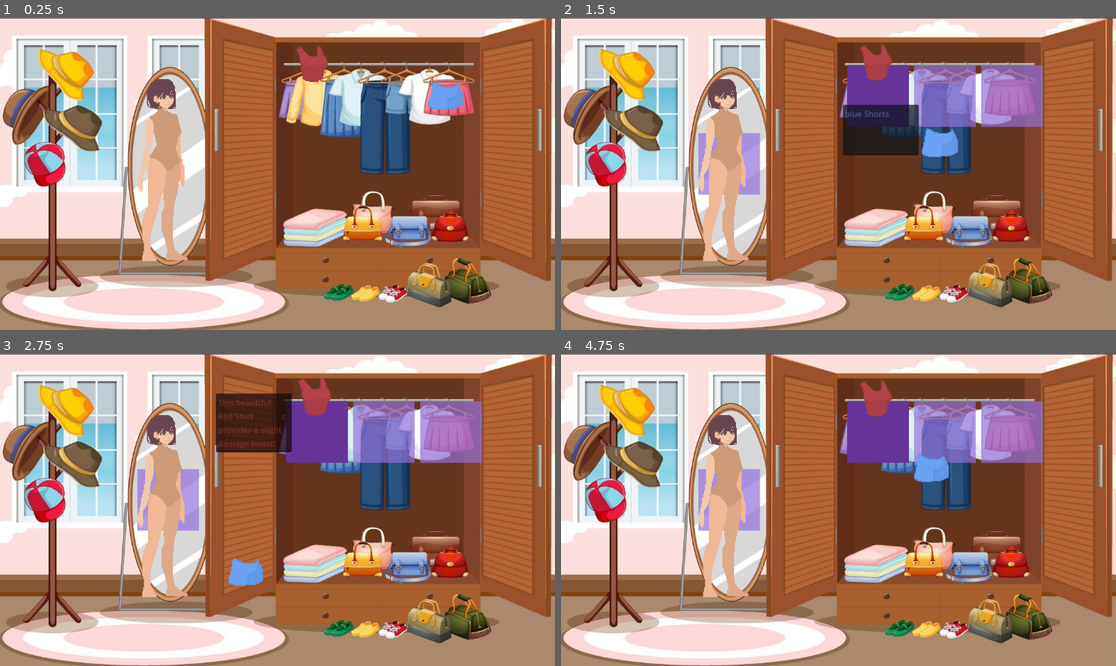
Above: before the commit, frames 1-4 (two rows, left to right).
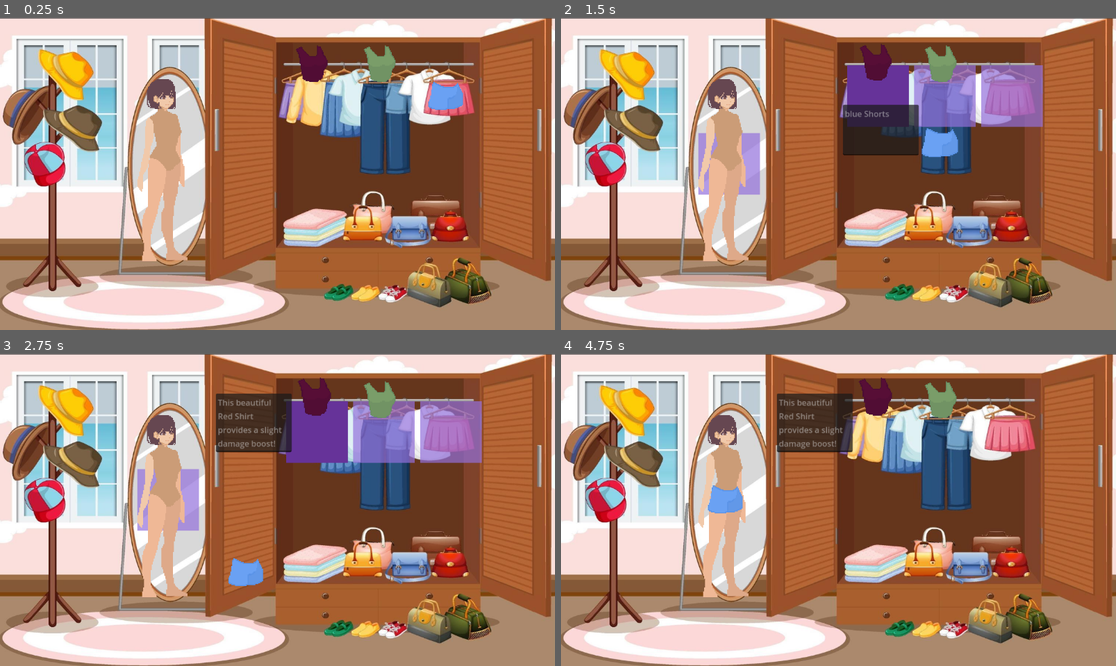
Above: after the commit, the same moments.

Repository: tyler-ross26/Dress-To-Aggress
Game: Godot game, scene res://Scenes/DressUp.tscn
Same seed, same stepped clock (60 frames per second), same inputs: the game is played once before the commit and once after it.
Inputs (mouse positions are in pixels of both pictures, inside the frame that each line leads up to):
- Up to frame 1 (0.25 s): no input
- Up to frame 2 (1.5 s): tap Enter at 0.5 s; drag from (877, 96) to (894, 105) at 0.52 s; drag from (1010, 96) to (810, 236) at 1.27 s
- Up to frame 3 (2.75 s): move the mouse to (333, 441) at 2.02 s; press the mouse at (333, 441) at 2.03 s
- Up to frame 4 (4.75 s): release the mouse at (894, 441) at 2.75 s; tap Space (Space) at 2.75, 3.6 s; drag from (810, 572) to (672, 463) at 2.77 s; move the mouse to (1005, 556) at 3.52 s; press the mouse at (1005, 556) at 3.53 s; release the mouse at (1005, 556) at 4.25 s; tap Enter at 4.25 s; drag from (672, 463) to (877, 432) at 4.27 s

The runs differ from the first frame. In frame 1, 0.9% of the frame differs, in the area x 53-72%, y 8-21%; in frame 2, 0.9%; in frame 3, 1.3%; in frame 4, 11%, in the area x 24-87%, y 7-57%.

Commit message:
quick bug fix

Diff:
--- /dev/null
+++ b/Assets/Resources/greenShirt.tres
@@ -0,0 +1,40 @@
+[gd_resource type="Resource" script_class="Wearable" load_steps=13 format=3 uid="uid://but5elvbkg7mi"]
+
+[ext_resource type="Texture2D" uid="uid://befe1kgue6m5d" path="res://Assets/Sprites/Clothing Frames/TankTop/Idle Frames/IdleTankTop0.png" id="1_qr15n"]
+[ext_resource type="Texture2D" uid="uid://c8dedxku14gmt" path="res://Assets/Sprites/Clothing Frames/TankTop/Idle Frames/IdleTankTop1.png" id="2_wprcd"]
+[ext_resource type="Texture2D" uid="uid://cxv8l604cup7c" path="res://Assets/Sprites/Clothing Frames/TankTop/Kick Frames/KickTankTop1.png" id="3_5uor5"]
+[ext_resource type="Texture2D" uid="uid://c6fm3kr4h78pm" path="res://Assets/Sprites/Clothing Frames/TankTop/Kick Frames/KickTankTop2.png" id="4_sg2uk"]
+[ext_resource type="Texture2D" uid="uid://5by10m7sf0jw" path="res://Assets/Sprites/Clothing Frames/TankTop/Mirror Frames/FinalizedModelTankTop.png" id="5_nn0c2"]
+[ext_resource type="Texture2D" uid="uid://bcmoamei1rl4v" path="res://Assets/Sprites/Clothing Frames/TankTop/Punch Frames/PunchTankTop1.png" id="6_3wy5u"]
+[ext_resource type="Texture2D" uid="uid://ddcp6eyf42nte" path="res://Assets/Sprites/Clothing Frames/TankTop/Punch Frames/PunchTankTop2.png" id="7_s5ipp"]
+[ext_resource type="Script" path="res://Scripts/Wearable.gd" id="8_7rxkt"]
+[ext_resource type="Texture2D" uid="uid://cucscdajnr4nq" path="res://Assets/Sprites/Clothing Frames/TankTop/Walk Frames/WalkTankTop0.png" id="9_c7j2e"]
+[ext_resource type="Texture2D" uid="uid://dxepgjv0aomr1" path="res://Assets/Sprites/Clothing Frames/TankTop/Walk Frames/WalkTankTop1.png" id="10_l2chj"]
+[ext_resource type="Texture2D" uid="uid://d2b4exycwbjvf" path="res://Assets/Sprites/Clothing Frames/TankTop/Walk Frames/WalkTankTop2.png" id="11_8j7r3"]
+[ext_resource type="Texture2D" uid="uid://veq4symhd1wh" path="res://Assets/Sprites/Clothing Frames/TankTop/Walk Frames/WalkTankTop3.png" id="12_7ut84"]
+
+[resource]
+script = ExtResource("8_7rxkt")
+ClothingType = "SHIRT"
+Rarity = "COMMON"
+attackDamageChange = 0.0
+defenseChange = 0.0
+stylePoints = 5
+styleMultiplier = 1.0
+speedChange = 0.0
+outfitSet = "Basic"
+outfitPattern = "Solid"
+description = "This green Shirt provides a health boost!"
+color = Color(0.563451, 0.669116, 0.428136, 1)
+mirrorPose = ExtResource("5_nn0c2")
+idlePose0 = ExtResource("1_qr15n")
+idlePose1 = ExtResource("2_wprcd")
+walkPose0 = ExtResource("9_c7j2e")
+walkPose1 = ExtResource("10_l2chj")
+walkPose2 = ExtResource("11_8j7r3")
+walkPose3 = ExtResource("12_7ut84")
+kickPose0 = ExtResource("3_5uor5")
+kickPose1 = ExtResource("4_sg2uk")
+punchPose0 = ExtResource("6_3wy5u")
+punchPose1 = ExtResource("7_s5ipp")
+metadata/_custom_type_script = "uid://0bwef23hrt6j"
--- a/Assets/Resources/redShirt.tres
+++ b/Assets/Resources/redShirt.tres
@@ -25,7 +25,7 @@
 outfitSet = "Basic"
 outfitPattern = "Solid"
 description = "This beautiful Red Shirt provides a slight damage boost!"
-color = Color(0.841055, 0.274343, 0.295563, 1)
+color = Color(0.403384, 0.0611084, 0.220764, 1)
 mirrorPose = ExtResource("5_n2fyi")
 idlePose0 = ExtResource("1_yxoa5")
 idlePose1 = ExtResource("2_n2fyi")
@@ -37,4 +37,3 @@
 kickPose1 = ExtResource("4_jqm8b")
 punchPose0 = ExtResource("5_jpfla")
 punchPose1 = ExtResource("6_20lay")
-metadata/_custom_type_script = "uid://0bwef23hrt6j"
--- a/Scenes/DressUp.tscn
+++ b/Scenes/DressUp.tscn
@@ -6,6 +6,7 @@
 [ext_resource type="PackedScene" uid="uid://cnlqn7i6s4r" path="res://Scenes/platform.tscn" id="3_tlwt5"]
 [ext_resource type="Texture2D" uid="uid://bxsk4wbibm2yg" path="res://Assets/Sprites/Model1.png" id="5_icb47"]
 [ext_resource type="Resource" uid="uid://c4w8betwkiqn6" path="res://Assets/Resources/blueShorts.tres" id="6_c28ve"]
+[ext_resource type="Resource" path="res://Assets/Resources/greenShirt.tres" id="6_sw3bl"]
 
 [sub_resource type="RectangleShape2D" id="RectangleShape2D_aqk2v"]
 size = Vector2(1151, 52)
@@ -49,6 +50,10 @@
 [node name="shirt" parent="." instance=ExtResource("2_tlwt5")]
 position = Vector2(76, -159)
 
+[node name="shirt2" parent="." instance=ExtResource("2_tlwt5")]
+position = Vector2(217, -159)
+current_wearable = ExtResource("6_sw3bl")
+
 [node name="shorts" parent="." instance=ExtResource("2_tlwt5")]
 position = Vector2(357, -161)
 current_wearable = ExtResource("6_c28ve")
--- a/Scenes/drag_interaction_provider.gd
+++ b/Scenes/drag_interaction_provider.gd
@@ -43,6 +43,7 @@
 				#tween.tween_property( last_clicked.get_parent(), "position",initialPos, 0.2).set_ease(Tween.EASE_OUT)
 
 				#last_clicked.gravity_scale = 1.0
+			last_clicked = self
 
 
 
--- a/Scenes/object.gd
+++ b/Scenes/object.gd
@@ -12,7 +12,7 @@
 @export var current_wearable: Wearable # WILL ERROR IF NO WEARABLE PRESENT
 
 func _ready():
-	self.modulate = current_wearable.get_color()
+	get_child(0).modulate = current_wearable.get_color()
 	stat_box = get_child(2)
 	stat_box.visible = false
 	stat_box.text = current_wearable.get_description()
Not shown: 1 places in Assets/Resources/redShirt.tres that only renumber resources
Not shown: 1 places in Scenes/DressUp.tscn that only renumber resources
